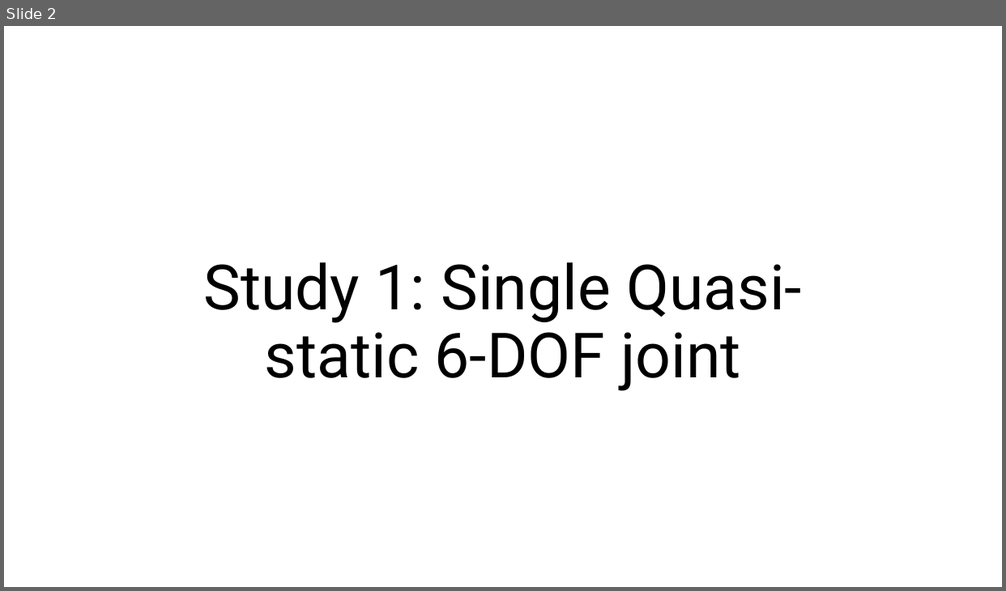
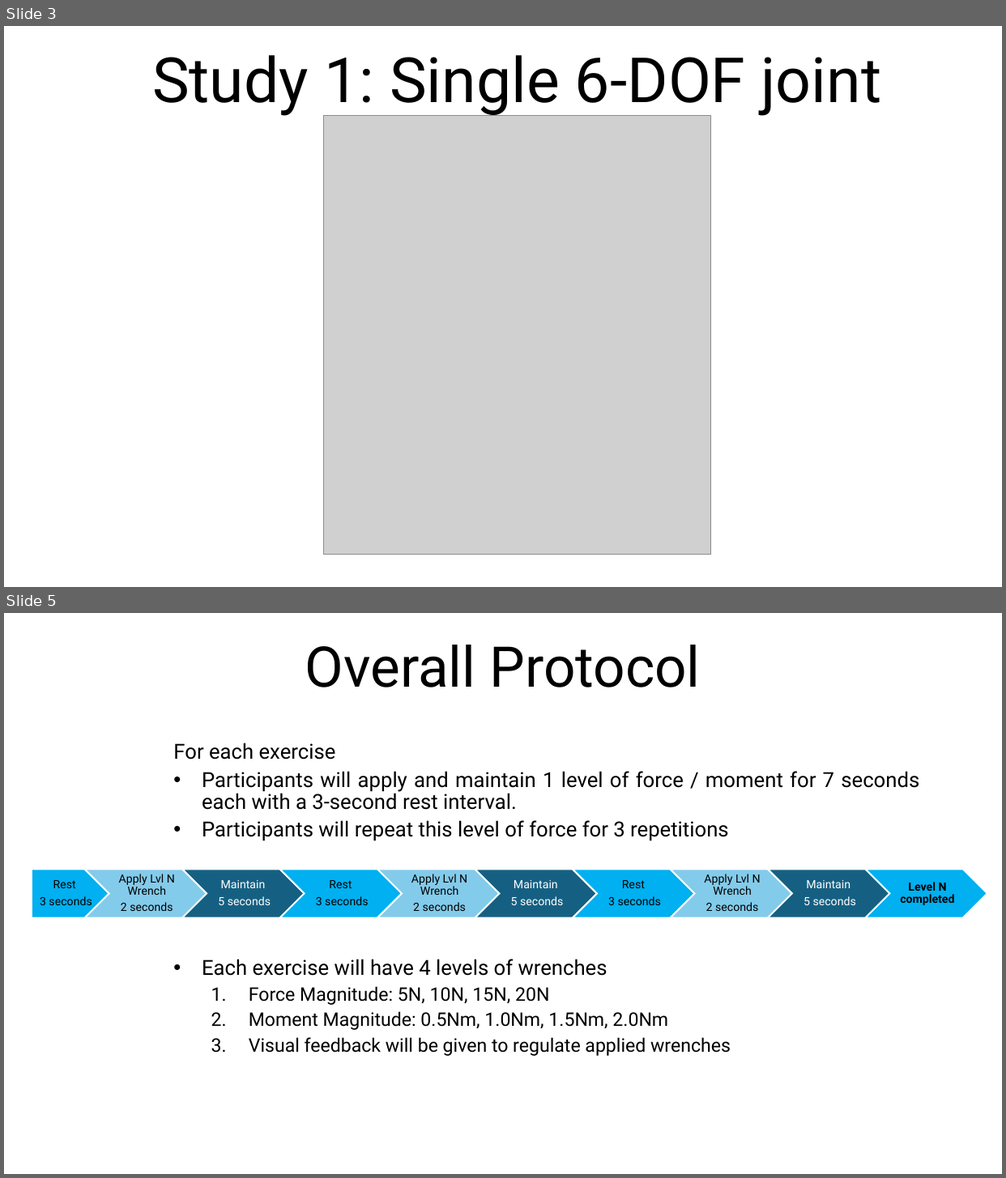
Before and after one commit to UniMelbHumanRoboticsLab/ForceMoCap, a slide deck: experiments/exp1/ForceMoCap Evaluation Protocol.pptx. Shown one above the other, each under a label of ours: slide 2 before the commit, slides 3 and 5 after it; the slides between them are not shown. The pictures are 1006x591 and 1006x1178 pixels, drawn with LibreOffice and Linux fonts; fonts in the diff are those of the drawing; grey boxes stand for pictures. Boxes give left, top, right and bottom in pixels: in the first picture for what was removed or moved away, otherwise in the second. Text is boxed around its words. In the diff, an @@ line names an element or a change of style, - is before the commit and + after.

```diff
--- a/experiments/exp1/ForceMoCap Evaluation Protocol.pptx
+++ b/experiments/exp1/ForceMoCap Evaluation Protocol.pptx
@@ slide 5 added at <box>4,613,1002,1174</box>, background #FFFFFF @@
@@ title added at <box>305,645,701,688</box>, 54 pt, text #000000 @@
+Overall Protocol
@@ subtitle added at <box>173,743,919,1056</box>, 20 pt, text #000000 @@
+  For each exercise
+  • Participants will apply and maintain 1 level of force / moment for 7 seconds each with a 3-second rest interval.
+  • Participants will repeat this level of force for 3 repetitions
+  • Each exercise will have 4 levels of wrenches
+    1. Force Magnitude: 5N, 10N, 15N, 20N
+    2. Moment Magnitude: 0.5Nm, 1.0Nm, 1.5Nm, 2.0Nm
+    3. Visual feedback will be given to regulate applied wrenches
@@ group added at <box>32,869,987,918</box>: 10 texts, 9 chevrons, 1 pentagon arrow @@
+Rest
+3 seconds
+Apply Lvl N Wrench
+2 seconds
+Maintain
+5 seconds
+Rest
+3 seconds
+Apply Lvl N Wrench
+2 seconds
+Maintain
+5 seconds
+Rest
+3 seconds
+Apply Lvl N Wrench
+2 seconds
+Maintain
+5 seconds
+Level N completed
@@ what was slide 2 is now slide 3 @@
@@ slide 3 changed as well @@
@@ title at <box>152,55,882,116</box>: text changed @@
-Study 1: Single Quasi-static 6-DOF joint
+Study 1: Single 6-DOF joint
@@ picture added at <box>324,116,710,555</box> @@
```
Also in this commit, not shown: 7 other slides changed, 6 other slides added, 26 other files.
